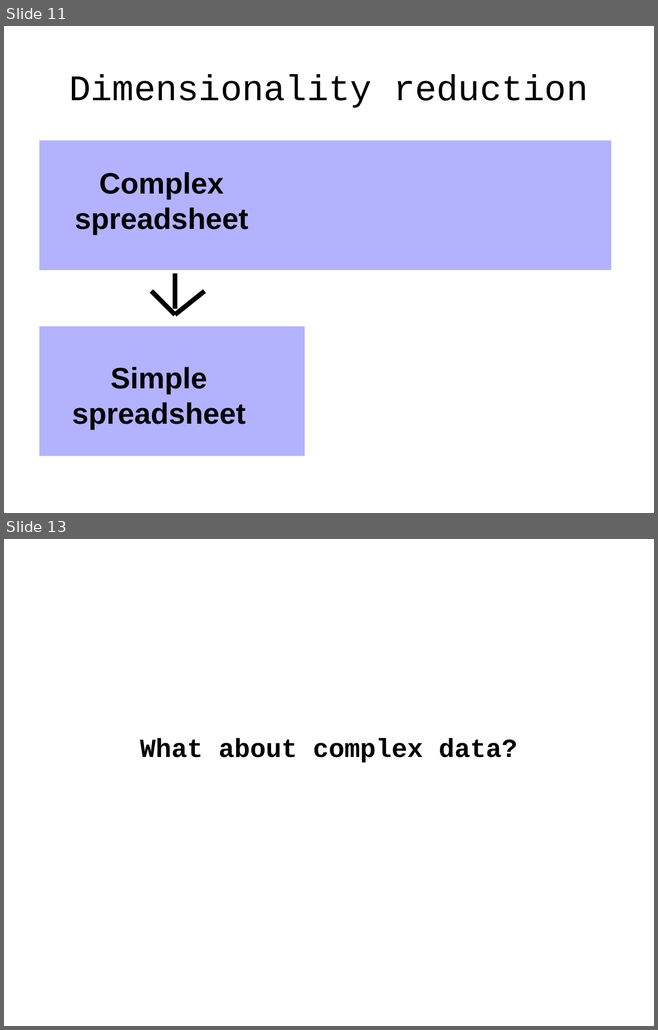
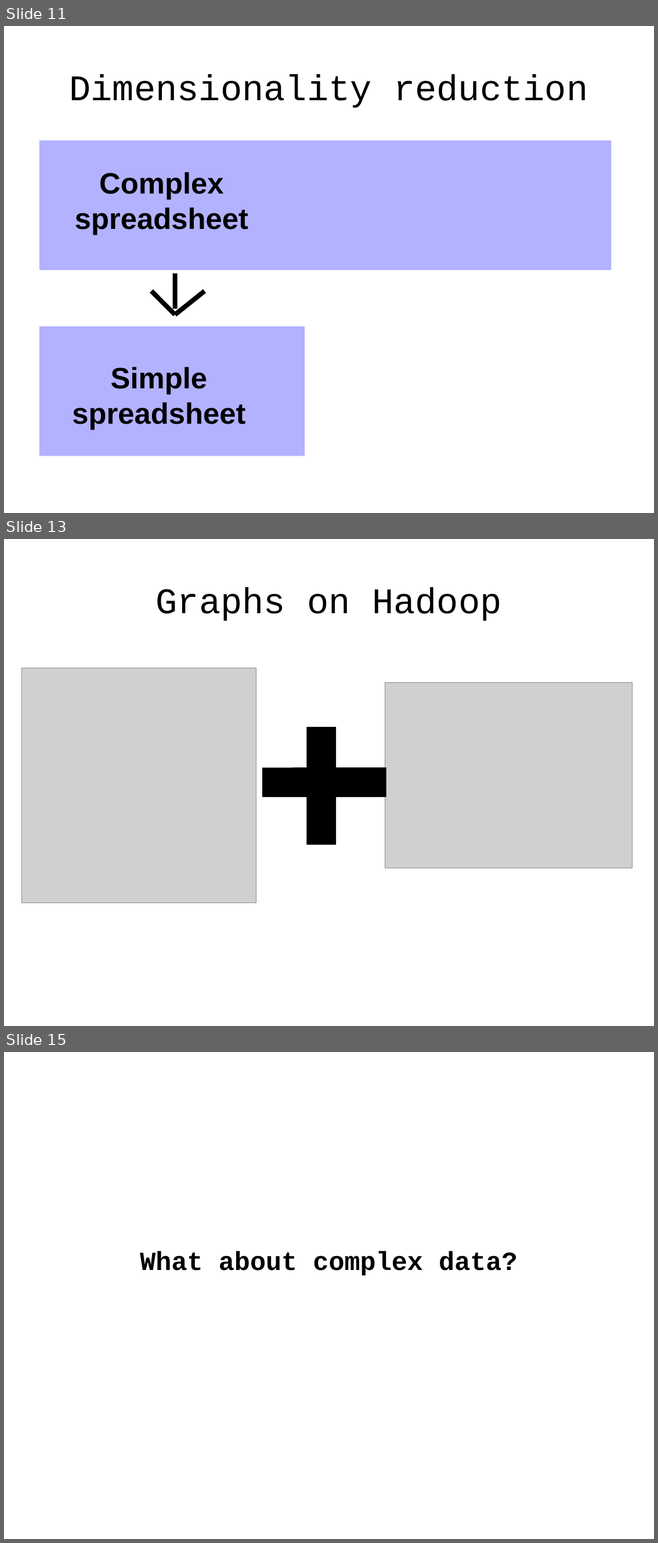
Before and after one commit to tlevine/gastronomification-big-data-talk, a slide deck: big-senses.odp. Shown one above the other, each under a label of ours: slides 11 and 13 before the commit, slides 11, 13 and 15 after it; the slides between them are not shown. The pictures are 658x1030 and 658x1543 pixels, drawn with LibreOffice and Linux fonts; fonts in the diff are those of the drawing; grey boxes stand for pictures; background and template pictures are left out. Boxes give left, top, right and bottom in pixels: in the first picture for what was removed or moved away, otherwise in the second. Text is boxed around its words. In the diff, an @@ line names an element or a change of style, - is before the commit and + after.

Commit message:
graphs on hadoop

```diff
--- a/big-senses.odp
+++ b/big-senses.odp
@@ slide 13 added at (4, 539, 654, 1026), background #FFFFFF @@
@@ title added at (156, 588, 501, 621), 44 pt, text #000000 @@
+Graphs on Hadoop
@@ picture added at (21, 668, 256, 903) @@
@@ picture added at (385, 683, 632, 868) @@
@@ line added from (321, 727) to (321, 845), #000000 36 pt @@
@@ line added from (386, 783) to (262, 783), #000000 36 pt @@
@@ what was slide 13 is now slide 15 @@
```
Also in this commit, not shown: 2 other slides added, 1 slide removed, 1 other file.
